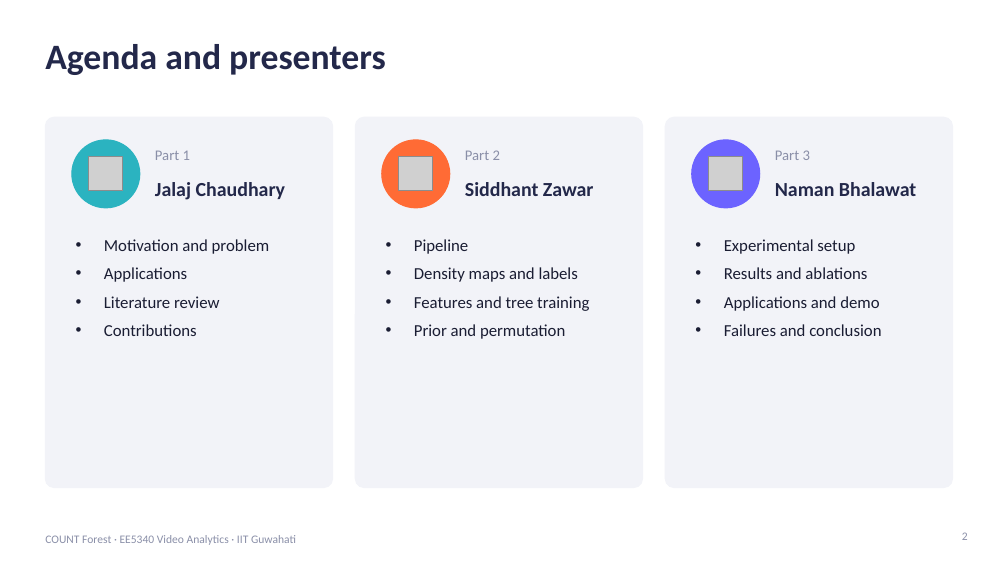
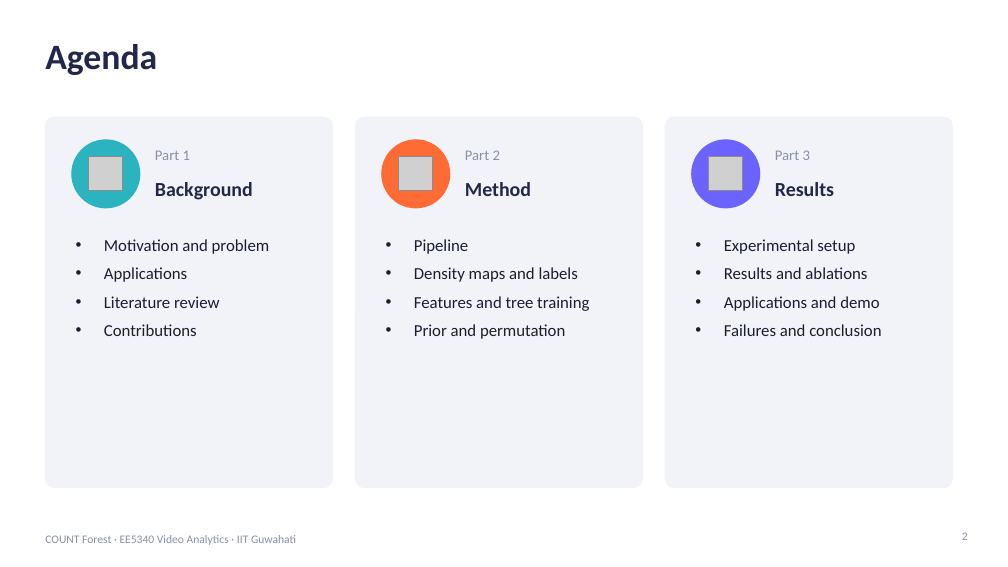
Before and after one commit to jalaj-chaudhary/count-forest-crowd-counting, a slide deck: slide 2 of ppt/COUNT_Forest_presentation.pptx. Drawn at 1008x567 pixels with LibreOffice and Linux fonts; fonts in the diff are those of the drawing; grey boxes stand for pictures. Boxes give left, top, right and bottom in pixels: in the first picture for what was removed or moved away, otherwise in the second. Text is boxed around its words. In the diff, an @@ line names an element or a change of style, - is before the commit and + after.

```diff
--- a/ppt/COUNT_Forest_presentation.pptx
+++ b/ppt/COUNT_Forest_presentation.pptx
@@ title at (x1=45, y1=44, x2=157, y2=75): text changed @@
-Agenda and presenters
+Agenda
@@ text at (x1=155, y1=182, x2=253, y2=200): text changed @@
-Jalaj Chaudhary
+Background
@@ text at (x1=465, y1=182, x2=531, y2=196): text changed @@
-Siddhant Zawar
+Method
@@ text at (x1=775, y1=182, x2=834, y2=196): text changed @@
-Naman Bhalawat
+Results
```
Also in this commit, not shown: 24 other slides changed, 1 other file.
